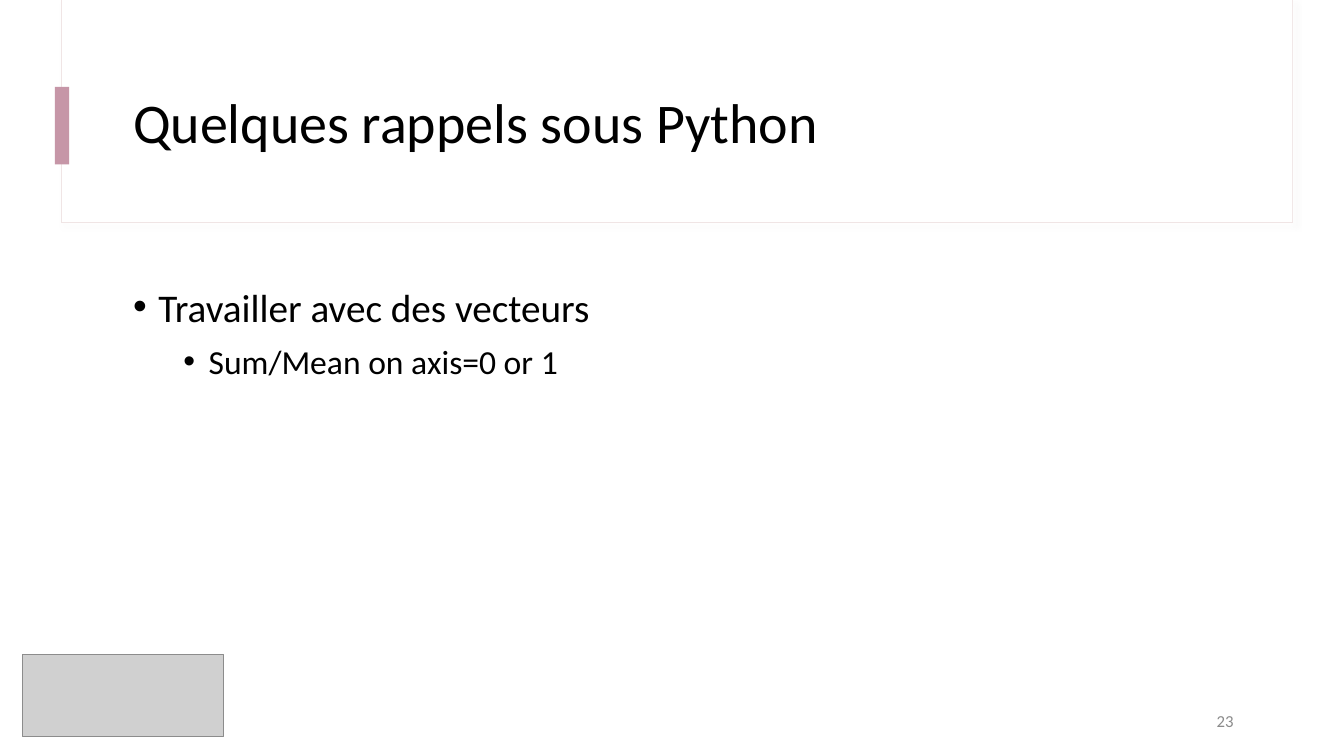
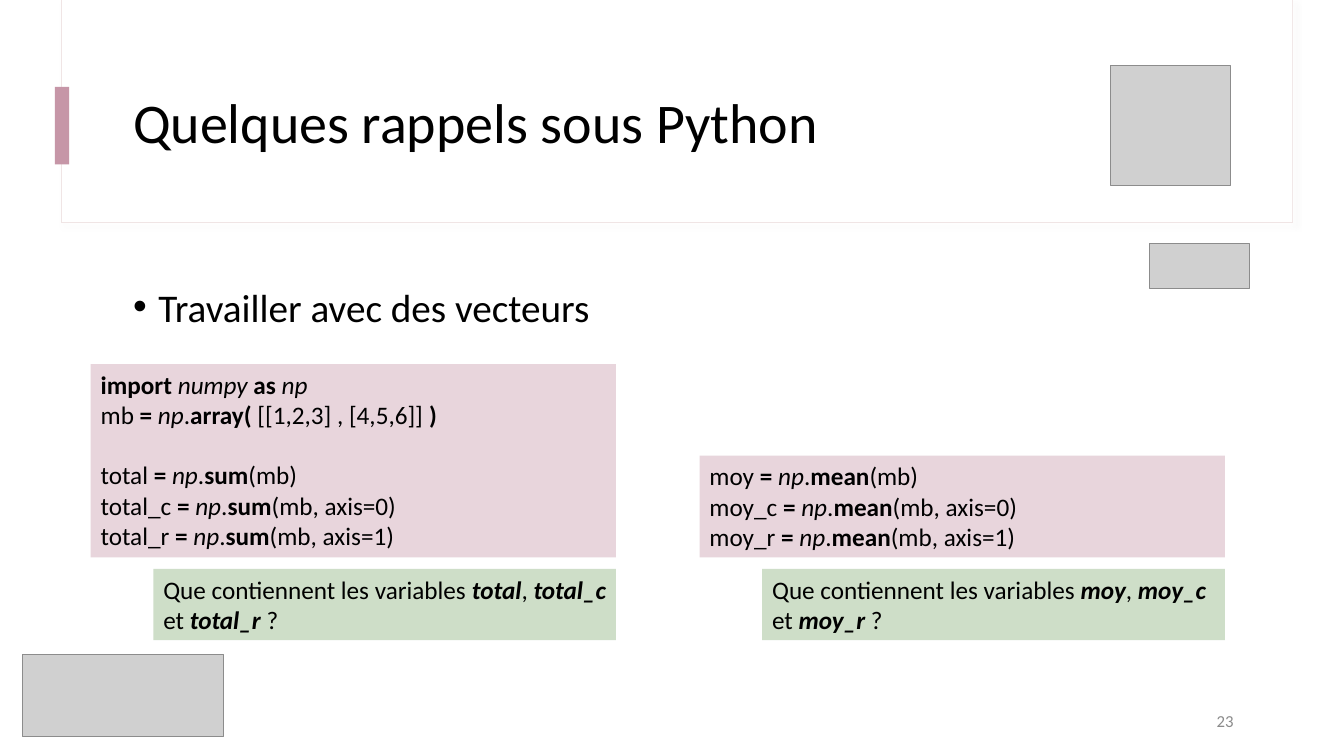
Before and after one commit to IOGS-Digital-Methods/semester-5, a slide deck: slide 23 of s5_outils_numeriques/b1_outils_numeriques/seance1_demistifier_python/B1_1_Demystifier_Python.pptx. Drawn at 1344x756 pixels with LibreOffice and Linux fonts; fonts in the diff are those of the drawing; grey boxes stand for pictures. Boxes give left, top, right and bottom in pixels: in the first picture for what was removed or moved away, otherwise in the second. Text is boxed around its words. In the diff, an @@ line names an element or a change of style, - is before the commit and + after.

```diff
--- a/s5_outils_numeriques/b1_outils_numeriques/seance1_demistifier_python/B1_1_Demystifier_Python.pptx
+++ b/s5_outils_numeriques/b1_outils_numeriques/seance1_demistifier_python/B1_1_Demystifier_Python.pptx
@@ picture added at box(1111, 66, 1230, 186) @@
@@ picture added at box(1149, 243, 1249, 288) @@
@@ text at box(209, 350, 558, 376): paragraph removed @@
-  • Sum/Mean on axis=0 or 1
@@ rectangle added at box(91, 364, 616, 558), fill #E8D5DC, 18 pt, text #000000 @@
+import numpy as np
+mb = np.array( [[1,2,3] , [4,5,6]] )
+total = np.sum(mb)
+total_c = np.sum(mb, axis=0)
+total_r = np.sum(mb, axis=1)
@@ rectangle added at box(700, 456, 1225, 558), fill #E8D5DC, 18 pt, text #000000 @@
+moy = np.mean(mb)
+moy_c = np.mean(mb, axis=0)
+moy_r = np.mean(mb, axis=1)
@@ rectangle added at box(153, 569, 616, 640), fill #CEDEC8, 18 pt, text #000000 @@
+Que contiennent les variables total, total_c et total_r ?
@@ rectangle added at box(762, 569, 1225, 640), fill #CEDEC8, 18 pt, text #000000 @@
+Que contiennent les variables moy, moy_c et moy_r ?
```
Also in this commit, not shown: 6 other slides changed, 1 slide added, 3 other files.
